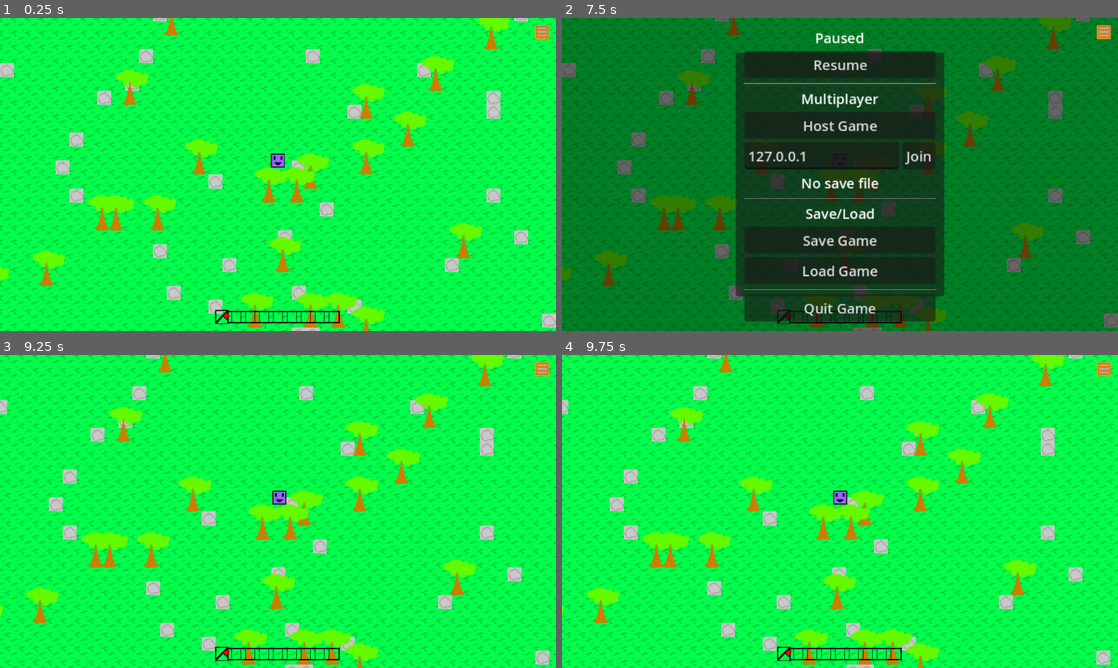
Above: before the commit, frames 1-4 (two rows, left to right).
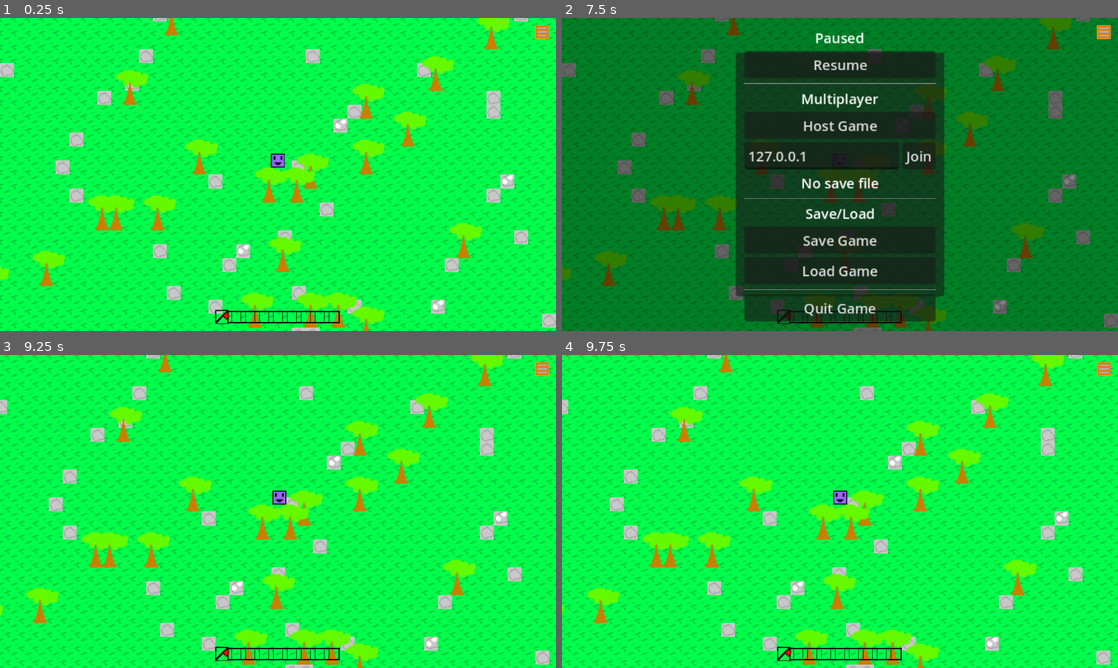
Above: after the commit, the same moments.

Repository: Pokebrouserkat/world
Game: Godot game, scene res://scenes/world.tscn
Same seed, same stepped clock (60 frames per second), same inputs: the game is played once before the commit and once after it. Sound files missing from this copy of the repository are replaced by a short silence.
Inputs (mouse positions are in pixels of both pictures, inside the frame that each line leads up to):
- Up to frame 1 (0.25 s): no input
- Up to frame 2 (7.5 s): click (784, 318) at 0.52 s; click (795, 318) at 1.27 s; click (812, 318) at 2.02 s; click (828, 318) at 2.77 s; click (840, 318) at 3.52 s; click (851, 318) at 4.27 s; click (867, 318) at 5.02 s; click (878, 318) at 5.77 s; click (895, 318) at 6.52 s; click (1106, 30) at 7.25 s
- Up to frame 3 (9.25 s): click "Resume" at 8 s; tap Enter at 8.75 s; move the mouse to (400, 495) at 8.77 s; hold Right from 8.78 s (still down); tap C at 8.85 s; click (400, 495) at 8.92 s
- Up to frame 4 (9.75 s): release Right at 9.5 s; drag from (728, 527) to (812, 574) at 9.52 s

The runs differ from the first frame. In frame 1, 0.5% of the frame differs, in the area x 42-93%, y 32-95%; in frame 2, 0.3%; in frame 3, 0.5%, in the area x 41-92%, y 32-95%; in frame 4, 0.5%.

Commit message:
Add iron ore tiles and improve iron ore drop rates
- Add rare iron ore tile type that spawns 1 in 200 tiles
- Iron ore tiles drop 3-6 iron ore when broken with a pickaxe
- Double iron drop rate from rocks (10% -> 20%)
- Add 25% chance to drop 2 iron ore instead of 1 from rocks

Co-Authored-By: Claude Opus 4.5 <noreply@anthropic.com>

Diff:
--- a/scenes/world.tscn
+++ b/scenes/world.tscn
@@ -15,8 +15,9 @@
 [ext_resource type="Script" uid="uid://ds48s4p3l7g7g" path="res://scripts/player_spawner.gd" id="14_spawner"]
 [ext_resource type="PackedScene" path="res://scenes/pause_menu.tscn" id="15_pause_menu"]
 [ext_resource type="Texture2D" uid="uid://f7rk6dmy0laf" path="res://graphics/pause.png" id="16_pause_icon"]
-[ext_resource type="Texture2D" path="res://graphics/furnace.png" id="17_furnace"]
+[ext_resource type="Texture2D" uid="uid://2wvl8axgdq41" path="res://graphics/furnace.png" id="17_furnace"]
 [ext_resource type="PackedScene" path="res://scenes/furnace_inventory.tscn" id="18_furnace_inv"]
+[ext_resource type="Texture2D" uid="uid://bxfeeil8544uv" path="res://graphics/ironoretile.png" id="19_ironore"]
 
 [sub_resource type="TileSetAtlasSource" id="TileSetAtlasSource_fj7yv"]
 texture = ExtResource("1_f3sb7")
@@ -55,6 +56,11 @@
 0:0/0 = 0
 0:0/0/physics_layer_0/polygon_0/points = PackedVector2Array(-8, -8, 8, -8, 8, 8, -8, 8)
 
+[sub_resource type="TileSetAtlasSource" id="TileSetAtlasSource_ironore"]
+texture = ExtResource("19_ironore")
+0:0/0 = 0
+0:0/0/physics_layer_0/polygon_0/points = PackedVector2Array(-8, -8, 8, -8, 8, 8, -8, 8)
+
 [sub_resource type="TileSet" id="TileSet_gv5m4"]
 physics_layer_0/collision_layer = 1
 sources/0 = SubResource("TileSetAtlasSource_fj7yv")
@@ -64,6 +70,7 @@
 sources/4 = SubResource("TileSetAtlasSource_woodwall")
 sources/5 = SubResource("TileSetAtlasSource_stonewall")
 sources/6 = SubResource("TileSetAtlasSource_furnace")
+sources/7 = SubResource("TileSetAtlasSource_ironore")
 
 [node name="Node2D" type="Node2D"]
 y_sort_enabled = true
--- a/scripts/world.gd
+++ b/scripts/world.gd
@@ -8,7 +8,8 @@
     BOX = 3,
     WOOD_WALL = 4,
     STONE_WALL = 5,
-    FURNACE = 6
+    FURNACE = 6,
+    IRON_ORE = 7
 }
 
 # Box inventory storage: Dictionary[Vector2i, Array[Item]]
@@ -26,7 +27,8 @@
     TileType.BOX: 3,
     TileType.WOOD_WALL: 4,
     TileType.STONE_WALL: 5,
-    TileType.FURNACE: 6
+    TileType.FURNACE: 6,
+    TileType.IRON_ORE: 7
 }
 
 # Atlas coordinates for each tile type (within their source)
@@ -37,7 +39,8 @@
     TileType.BOX: Vector2i(0, 0),
     TileType.WOOD_WALL: Vector2i(0, 0),
     TileType.STONE_WALL: Vector2i(0, 0),
-    TileType.FURNACE: Vector2i(0, 0)
+    TileType.FURNACE: Vector2i(0, 0),
+    TileType.IRON_ORE: Vector2i(0, 0)
 }
 
 # Chance for a rock to spawn (1 in N tiles)
@@ -45,6 +48,9 @@
 
 # Chance for a tree to spawn on grass (1 in N grass tiles)
 const TREE_SPAWN_CHANCE: int = 40
+
+# Chance for iron ore to spawn (1 in N tiles) - rare
+const IRON_ORE_SPAWN_CHANCE: int = 200
 
 # Seed for deterministic world generation
 const WORLD_SEED: int = 12345
@@ -158,6 +164,10 @@
     var hash_value = _position_hash(x, y)
     if hash_value % ROCK_SPAWN_CHANCE == 0:
         return TileType.ROCK
+    # Check for iron ore (rare, use offset hash)
+    var iron_hash = _position_hash(x + 2000, y + 2000)
+    if iron_hash % IRON_ORE_SPAWN_CHANCE == 0:
+        return TileType.IRON_ORE
     # Check for tree on grass tiles (use offset hash)
     var tree_hash = _position_hash(x + 1000, y + 1000)
     if tree_hash % TREE_SPAWN_CHANCE == 0:
@@ -276,6 +286,7 @@
         4: return "wood_wall"
         5: return "stone_wall"
         6: return "furnace"
+        7: return "iron_ore"
         _: return "grass"
 
 
@@ -294,6 +305,8 @@
             return true
         6:  # Furnace - requires any pick
             return is_pick
+        7:  # Iron ore - requires pick
+            return is_pick
         _:
             return false
 
@@ -348,8 +361,18 @@
         for i in range(rock_count):
             var spread_offset = Vector2(randf_range(-8, 8), randf_range(-8, 8))
             _spawn_item_by_id("rock", 1, tile_world_pos + spread_offset, 0.3)
-        # 1 in 10 chance to drop iron ore
-        if randi() % 10 == 0:
+        # 20% chance to drop iron ore, with 25% chance for 2 instead of 1
+        if randi() % 5 == 0:
+            var iron_count = 1
+            if randi() % 4 == 0:
+                iron_count = 2
+            for i in range(iron_count):
+                var spread_offset = Vector2(randf_range(-8, 8), randf_range(-8, 8))
+                _spawn_item_by_id("iron_ore", 1, tile_world_pos + spread_offset, 0.3)
+    elif tile_type == "iron_ore":
+        # Iron ore tiles drop 3-6 iron ore
+        var iron_count = randi_range(3, 6)
+        for i in range(iron_count):
             var spread_offset = Vector2(randf_range(-8, 8), randf_range(-8, 8))
             _spawn_item_by_id("iron_ore", 1, tile_world_pos + spread_offset, 0.3)
     elif tile_type == "tree":
Not shown: 1 places in scenes/world.tscn that only renumber resources
